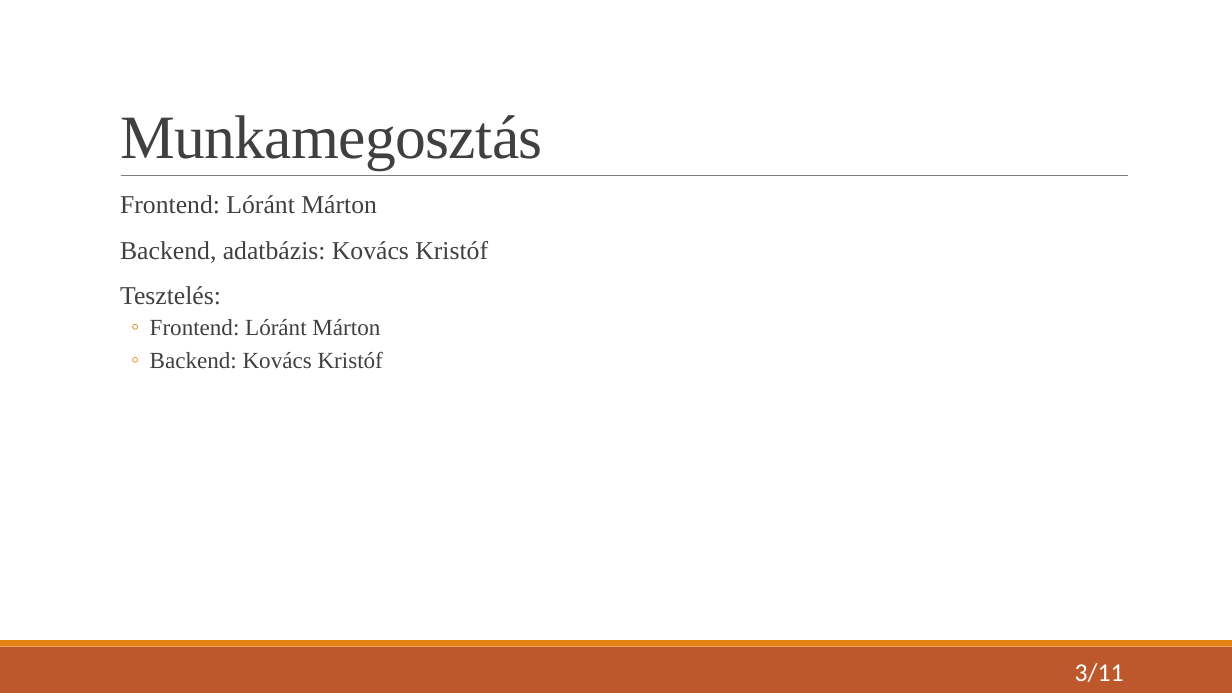
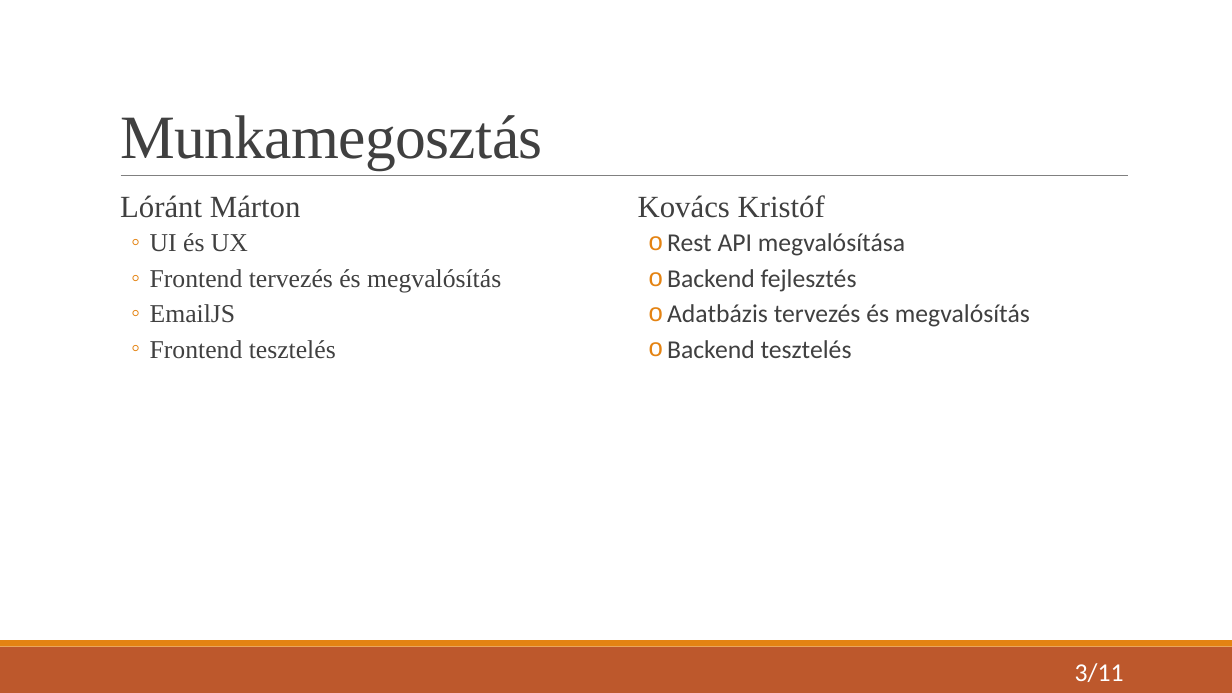
Before and after one commit to KristofKovacs2005/MediaHub, a slide deck: slide 3 of Vizsgaremek - Mediahub.pptx. Drawn at 1232x693 pixels with LibreOffice and Linux fonts; fonts in the diff are those of the drawing. Boxes give left, top, right and bottom in pixels: in the first picture for what was removed or moved away, otherwise in the second. Text is boxed around its words. In the diff, an @@ line names an element or a change of style, - is before the commit and + after.

```diff
--- a/Vizsgaremek - Mediahub.pptx
+++ b/Vizsgaremek - Mediahub.pptx
@@ text at bbox=[120, 195, 501, 359]: text changed @@
-  Frontend: Lóránt Márton
-  Backend, adatbázis: Kovács Kristóf
-  Tesztelés:
-  ◦ Frontend: Lóránt Márton
-  ◦ Backend: Kovács Kristóf
+  Lóránt Márton
+  ◦ UI és UX
+  ◦ Frontend tervezés és megvalósítás
+  ◦ EmailJS
+  ◦ Frontend tesztelés
@@ text added at bbox=[638, 195, 1030, 358], 20 pt, text #404040 @@
+  Kovács Kristóf
+  o Rest API megvalósítása
+  o Backend fejlesztés
+  o Adatbázis tervezés és megvalósítás
+  o Backend tesztelés
```
Also in this commit, not shown: 10 other slides changed.
